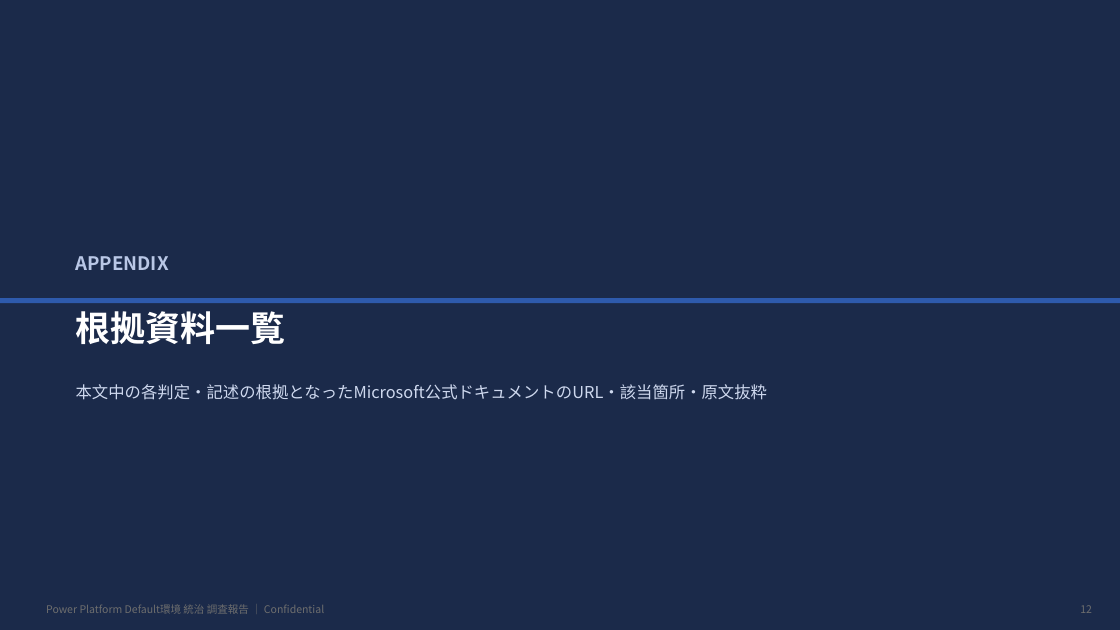
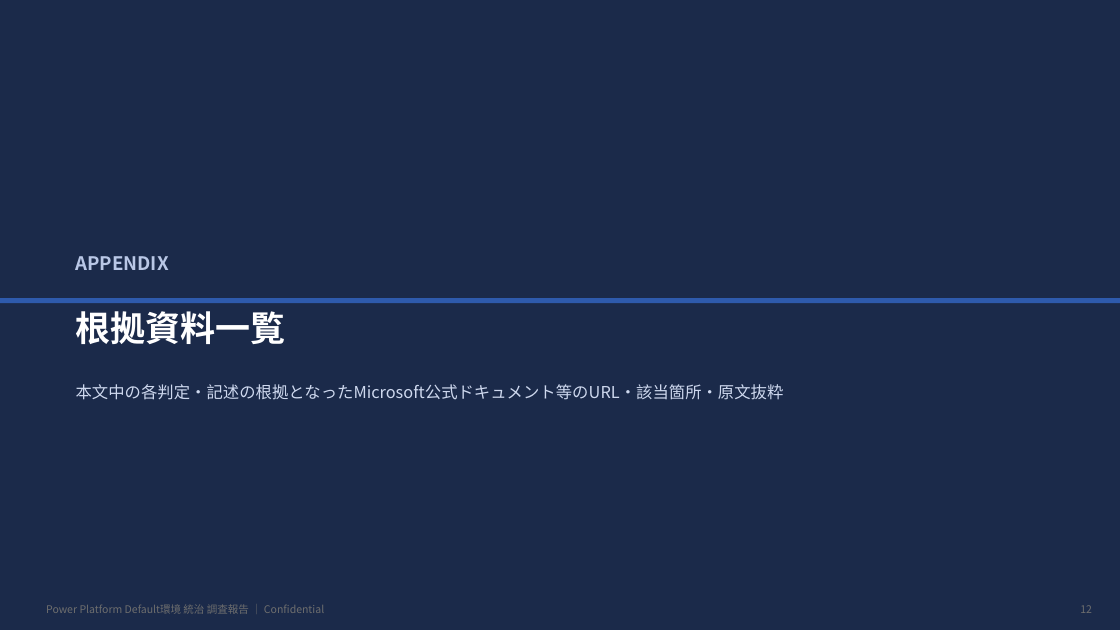
Before and after one commit to takuyanakamura881awc-beep/awc-naka881-repo, a slide deck: slide 12 of docs/PowerPlatform_DefaultEnv_Governance_Report.pptx. Drawn at 1120x630 pixels with LibreOffice and Linux fonts; fonts in the diff are those of the drawing. Boxes give left, top, right and bottom in pixels: in the first picture for what was removed or moved away, otherwise in the second. Text is boxed around its words. In the diff, an @@ line names an element or a change of style, - is before the commit and + after.

```diff
--- a/docs/PowerPlatform_DefaultEnv_Governance_Report.pptx
+++ b/docs/PowerPlatform_DefaultEnv_Governance_Report.pptx
@@ text at (x1=76, y1=384, x2=784, y2=400): text changed @@
-本文中の各判定・記述の根拠となったMicrosoft公式ドキュメントのURL・該当箇所・原文抜粋
+本文中の各判定・記述の根拠となったMicrosoft公式ドキュメント等のURL・該当箇所・原文抜粋
```
Also in this commit, not shown: 12 other slides changed, 1 slide added.
